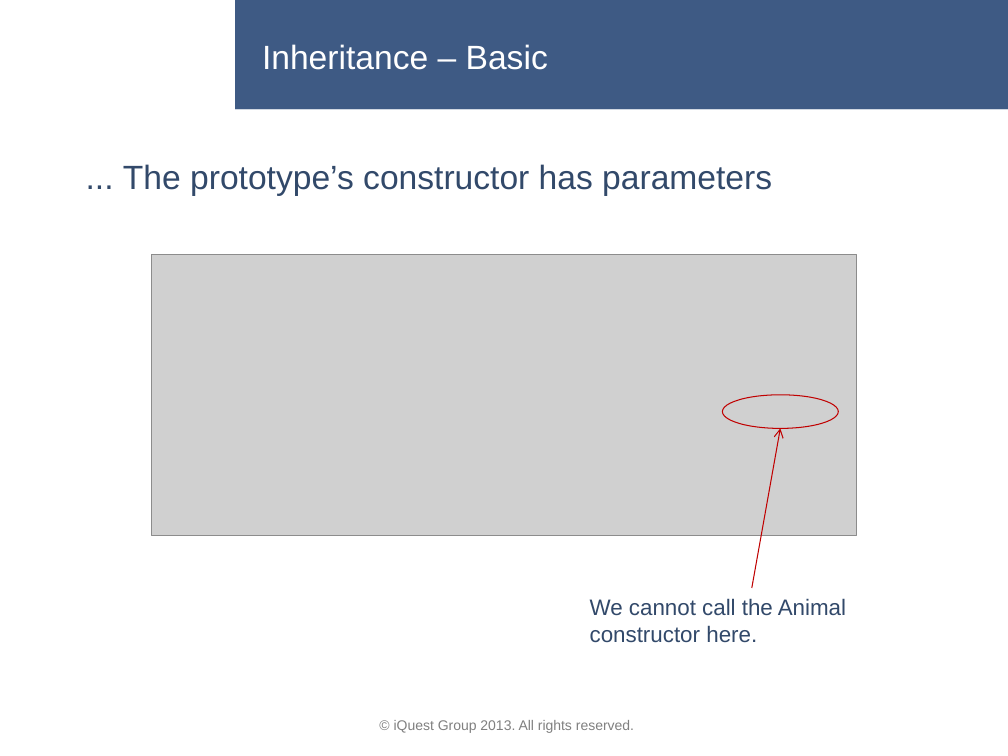
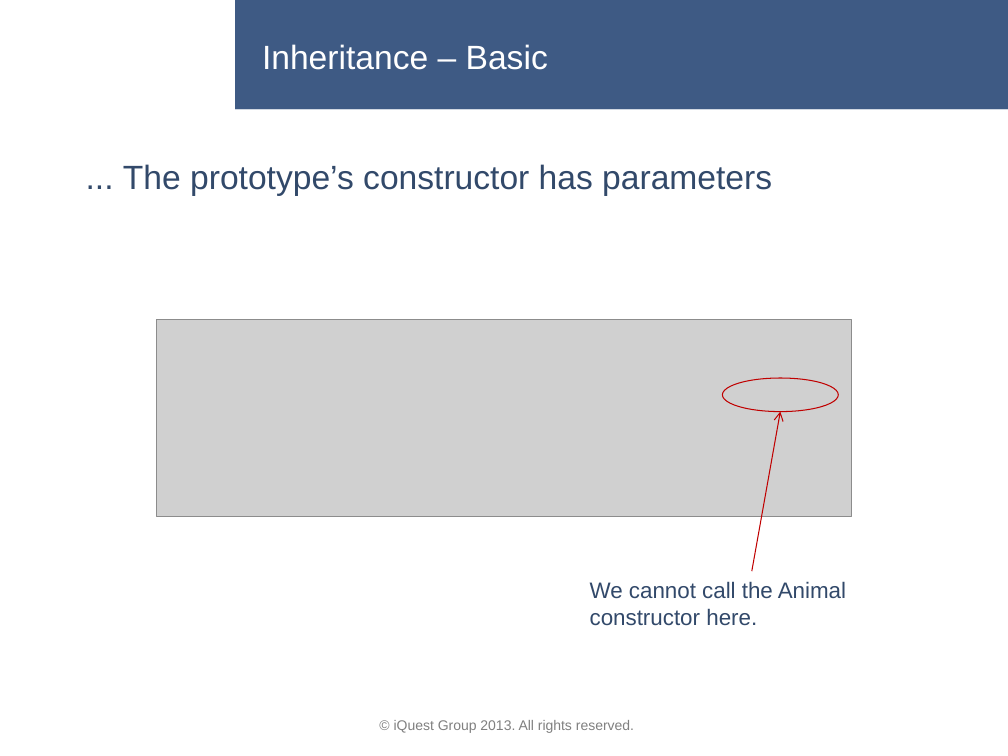
Before and after one commit to lastunicorn/BioCalcJs, a slide deck: slide 16 of doc/BioCalc Presentation.pptx (slide 13 before the commit). Drawn at 1008x756 pixels with LibreOffice and Linux fonts; fonts in the diff are those of the drawing; grey boxes stand for pictures; background and template pictures are left out. Boxes give left, top, right and bottom in pixels: in the first picture for what was removed or moved away, otherwise in the second. Text is boxed around its words. In the diff, an @@ line names an element or a change of style, - is before the commit and + after.

Commit message:
i reduced the presentation. i cut it after the inheritance. i also created a helper function that sets the prototype property and constructor on a function.

```diff
--- a/doc/BioCalc Presentation.pptx
+++ b/doc/BioCalc Presentation.pptx
@@ picture: place and size @@
-picture at box(151, 254, 857, 535)
+picture at box(156, 320, 852, 517)
@@ 1 text, 1 ellipse, 1 arrow: place and size @@
-1 text, 1 ellipse, 1 arrow at box(590, 395, 846, 643)
+1 text, 1 ellipse, 1 arrow at box(590, 378, 846, 626)
```
Also in this commit, not shown: 11 other slides changed, 2 slides added, 7 slides removed, 3 other files.
